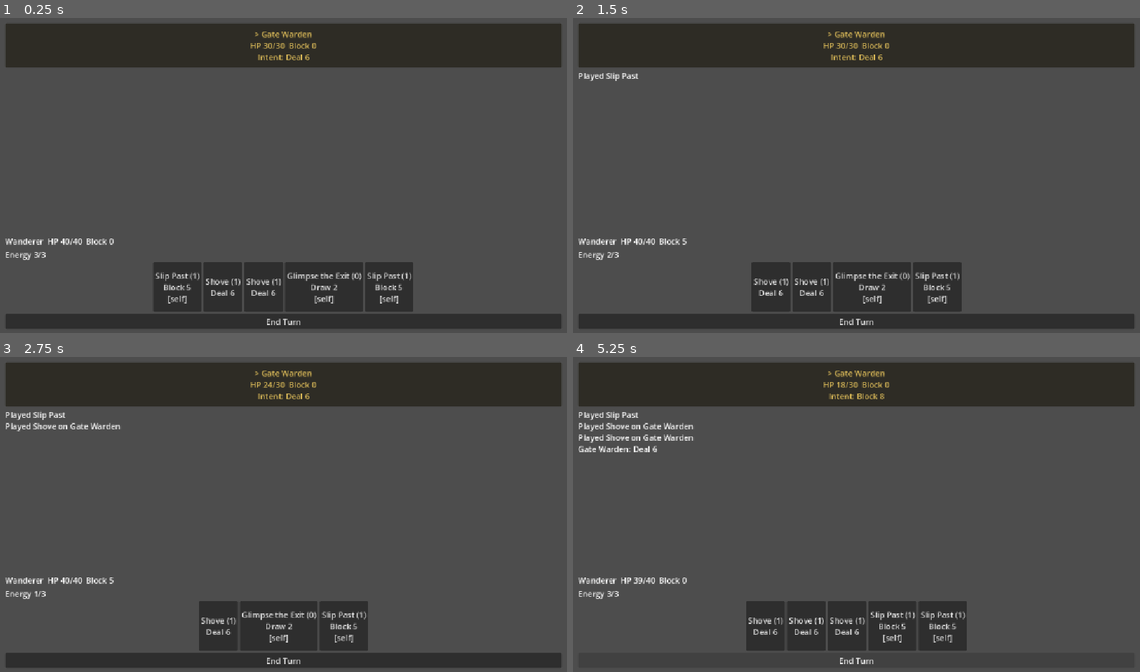
Above: before the commit, frames 1-4 (two rows, left to right).
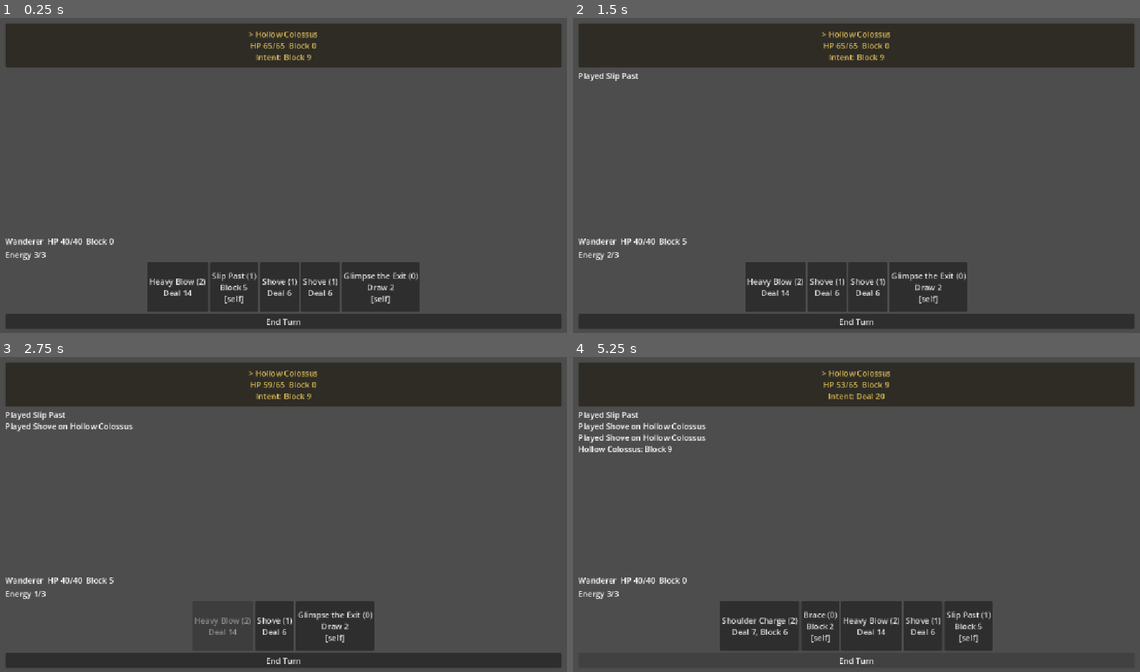
Above: after the commit, the same moments.

Repository: grump606/card-battle-prototype
Game: Godot game, scene res://battle.tscn
Two runs of this game, one before a commit and one after it. Both use one fixed random seed, a clock stepped at 60 frames per second and the inputs below.
Inputs:
- Up to frame 1 (0.25 s): no input
- Up to frame 2 (1.5 s): click "> Gate Warden HP 30/30 Block …" (after the commit: "> Hollow Colossus HP 65/65 Bl…") at 0.5 s; click "Slip Past (1) Block 5 [self]" at 1.25 s
- Up to frame 3 (2.75 s): click "Shove (1) Deal 6" at 2 s
- Up to frame 4 (5.25 s): click "> Gate Warden HP 24/30 Block …" (after the commit: "> Hollow Colossus HP 59/65 Bl…") at 2.75 s; click "Shove (1) Deal 6" at 3.5 s; click "> Gate Warden HP 18/30 Block …" (after the commit: "> Hollow Colossus HP 53/65 Bl…") at 4.25 s; click "End Turn" at 5 s

The runs differ from the first frame. In frame 1, 2.4% of the frame differs, in the area x 26-74%, y 4-94%; in frame 2, 1.8%; in frame 3, 1.6%; in frame 4, 3.6%, in the area x 1-74%, y 4-94%.

Commit message:
Wire extended content into game and sim; tune enemies
- game and balance sim now use extended_deck() and varied_encounter()
- varied_encounter composition rule: a lone enemy can be any type, a pair
  is one big + one small enemy (35%) or two small, a trio is all small,
  so danger rises with enemy count instead of spiking on big-enemy packs
- retune enemy HP and intents; sim win rates (3 seeds x 1000 fights):
  1 enemy ~97%, 2 enemies ~86%, 3 enemies ~69%. Untuned guesses, not
  playtested
- content test for wisp/colossus roles is now relative, not pinned to
  absolute HP; new test covers the composition rule

Co-Authored-By: Claude Sonnet 5.5 <noreply@anthropic.com>

Diff:
--- a/battle.gd
+++ b/battle.gd
@@ -27,7 +27,9 @@
 func _start_combat() -> void:
 	var player := Combatant.new("Wanderer", PLAYER_START_HP)
 	var enemy_count := randi_range(1, Combat.MAX_ENEMIES)
-	_combat = Combat.new(player, StarterContent.deck(), StarterContent.early_encounter(enemy_count), randi())
+	var encounter_rng := RandomNumberGenerator.new()
+	encounter_rng.randomize()
+	_combat = Combat.new(player, StarterContent.extended_deck(), StarterContent.varied_encounter(enemy_count, encounter_rng), randi())
 	_combat.state_changed.connect(_refresh)
 	_combat.combat_ended.connect(_on_combat_ended)
 	_combat.card_played.connect(_on_card_played)
--- a/combat/starter_content.gd
+++ b/combat/starter_content.gd
@@ -16,6 +16,13 @@
 const WISP_PATH := "res://data/enemies/skittering_wisp.tres"
 const COLOSSUS_PATH := "res://data/enemies/hollow_colossus.tres"
 const EXTENDED_DECK_SIZE := 14
+## Fixed order: warden, lost shade, wisp, colossus. Big enemies are the tough
+## single fights; small ones are what packs are made of.
+const ALL_ENEMY_PATHS: Array[String] = [WARDEN_PATH, LOST_SHADE_PATH, WISP_PATH, COLOSSUS_PATH]
+const BIG_ENEMY_PATHS: Array[String] = [WARDEN_PATH, COLOSSUS_PATH]
+const SMALL_ENEMY_PATHS: Array[String] = [LOST_SHADE_PATH, WISP_PATH]
+## Chance that a two-enemy encounter is one big plus one small enemy rather than two small ones.
+const BIG_PAIR_CHANCE := 0.35
 
 
 ## Card definitions are immutable data, so deck slots of the same card share one instance.
@@ -79,25 +86,45 @@
 ## Enemies that fail to load are left out (the cause is logged).
 static func enemy_pool() -> Array[EnemyData]:
 	var pool: Array[EnemyData] = []
-	for path in [WARDEN_PATH, LOST_SHADE_PATH, WISP_PATH, COLOSSUS_PATH]:
+	for path in ALL_ENEMY_PATHS:
 		var enemy := _load_enemy(path)
 		if enemy != null:
 			pool.append(enemy)
 	return pool
 
 
-## An encounter of `enemy_count` (clamped to 1..MAX_ENEMIES) enemies drawn
-## independently from enemy_pool() using `rng`, so a seeded rng reproduces it.
-## Empty if the pool could not be loaded.
+## An encounter of `enemy_count` (clamped to 1..MAX_ENEMIES) enemies, chosen
+## with `rng` so a seeded rng reproduces it. Composition keeps danger roughly
+## level as the count grows: a lone enemy can be any type, a pair is either one
+## big and one small enemy or two small ones, and a trio is all small enemies.
+## Enemies whose resource fails to load are left out (the cause is logged), so
+## the result can be smaller than requested or empty.
 static func varied_encounter(enemy_count: int, rng: RandomNumberGenerator) -> Array[EnemyData]:
 	var count := clampi(enemy_count, 1, Combat.MAX_ENEMIES)
-	var pool := enemy_pool()
+	var paths: Array[String] = []
+	match count:
+		1:
+			paths.append(_pick_path(ALL_ENEMY_PATHS, rng))
+		2:
+			if rng.randf() < BIG_PAIR_CHANCE:
+				paths.append(_pick_path(BIG_ENEMY_PATHS, rng))
+				paths.append(_pick_path(SMALL_ENEMY_PATHS, rng))
+			else:
+				paths.append(_pick_path(SMALL_ENEMY_PATHS, rng))
+				paths.append(_pick_path(SMALL_ENEMY_PATHS, rng))
+		_:
+			for i in count:
+				paths.append(_pick_path(SMALL_ENEMY_PATHS, rng))
 	var enemies: Array[EnemyData] = []
-	if pool.is_empty():
-		return enemies
-	for i in count:
-		enemies.append(pool[rng.randi_range(0, pool.size() - 1)].duplicate(true) as EnemyData)
+	for path in paths:
+		var enemy := _load_enemy(path)
+		if enemy != null:
+			enemies.append(enemy)
 	return enemies
+
+
+static func _pick_path(paths: Array[String], rng: RandomNumberGenerator) -> String:
+	return paths[rng.randi_range(0, paths.size() - 1)]
 
 
 ## Returns null (after logging an error) if the resource is missing or not a
--- a/data/enemies/gate_warden.tres
+++ b/data/enemies/gate_warden.tres
@@ -6,20 +6,20 @@
 [sub_resource type="Resource" id="Resource_i1"]
 script = ExtResource("2_effect")
 kind = 0
-amount = 6
+amount = 9
 
 [sub_resource type="Resource" id="Resource_i2"]
 script = ExtResource("2_effect")
 kind = 1
-amount = 8
+amount = 9
 
 [sub_resource type="Resource" id="Resource_i3"]
 script = ExtResource("2_effect")
 kind = 0
-amount = 11
+amount = 16
 
 [resource]
 script = ExtResource("1_enemy")
 display_name = "Gate Warden"
-max_hp = 30
+max_hp = 47
 intents = Array[ExtResource("2_effect")]([SubResource("Resource_i1"), SubResource("Resource_i2"), SubResource("Resource_i3")])
--- a/data/enemies/hollow_colossus.tres
+++ b/data/enemies/hollow_colossus.tres
@@ -6,15 +6,15 @@
 [sub_resource type="Resource" id="Resource_i1"]
 script = ExtResource("2_effect")
 kind = 1
-amount = 8
+amount = 9
 
 [sub_resource type="Resource" id="Resource_i2"]
 script = ExtResource("2_effect")
 kind = 0
-amount = 12
+amount = 20
 
 [resource]
 script = ExtResource("1_enemy")
 display_name = "Hollow Colossus"
-max_hp = 42
+max_hp = 65
 intents = Array[ExtResource("2_effect")]([SubResource("Resource_i1"), SubResource("Resource_i2")])
--- a/data/enemies/lost_shade.tres
+++ b/data/enemies/lost_shade.tres
@@ -6,15 +6,15 @@
 [sub_resource type="Resource" id="Resource_i1"]
 script = ExtResource("2_effect")
 kind = 0
-amount = 4
+amount = 8
 
 [sub_resource type="Resource" id="Resource_i2"]
 script = ExtResource("2_effect")
 kind = 0
-amount = 3
+amount = 7
 
 [resource]
 script = ExtResource("1_enemy")
 display_name = "Lost Shade"
-max_hp = 12
+max_hp = 24
 intents = Array[ExtResource("2_effect")]([SubResource("Resource_i1"), SubResource("Resource_i2")])
--- a/data/enemies/skittering_wisp.tres
+++ b/data/enemies/skittering_wisp.tres
@@ -6,20 +6,20 @@
 [sub_resource type="Resource" id="Resource_i1"]
 script = ExtResource("2_effect")
 kind = 0
-amount = 2
+amount = 4
 
 [sub_resource type="Resource" id="Resource_i2"]
 script = ExtResource("2_effect")
 kind = 0
-amount = 2
+amount = 4
 
 [sub_resource type="Resource" id="Resource_i3"]
 script = ExtResource("2_effect")
 kind = 0
-amount = 9
+amount = 16
 
 [resource]
 script = ExtResource("1_enemy")
 display_name = "Skittering Wisp"
-max_hp = 8
+max_hp = 15
 intents = Array[ExtResource("2_effect")]([SubResource("Resource_i1"), SubResource("Resource_i2"), SubResource("Resource_i3")])
--- a/tests/content_tests.gd
+++ b/tests/content_tests.gd
@@ -12,6 +12,7 @@
 	_test_extended_deck()
 	_test_existing_content_unchanged()
 	_test_varied_encounter()
+	_test_encounter_composition()
 	return _failures
 
 
@@ -49,8 +50,12 @@
 			_check(enemy.max_hp > 0 and not enemy.intents.is_empty(), "enemy has hp and intents: %s" % path)
 	var wisp := StarterContent._load_enemy(StarterContent.WISP_PATH)
 	var colossus := StarterContent._load_enemy(StarterContent.COLOSSUS_PATH)
-	if wisp != null and colossus != null:
-		_check(wisp.max_hp < 12 and colossus.max_hp > 30, "wisp fragile, colossus tanky")
+	var shade := StarterContent.lost_shade()
+	var warden := StarterContent.warden()
+	if wisp != null and colossus != null and shade != null and warden != null:
+		# Relative, so retuning numbers does not break the test; the roles must hold.
+		_check(wisp.max_hp < shade.max_hp, "wisp is the most fragile small enemy")
+		_check(colossus.max_hp > warden.max_hp, "colossus is tankier than the warden")
 		_check(wisp.intents.size() != colossus.intents.size(), "distinct intent cycle lengths")
 
 
@@ -105,3 +110,25 @@
 	for i in duplicate_check.size():
 		for j in range(i + 1, duplicate_check.size()):
 			_check(duplicate_check[i] != duplicate_check[j], "encounter slots own separate EnemyData")
+
+
+## Packs must stay survivable: trios are all small enemies, pairs have at most one big one.
+func _test_encounter_composition() -> void:
+	var big_names := [StarterContent.warden().display_name, (StarterContent._load_enemy(StarterContent.COLOSSUS_PATH)).display_name]
+	var saw_big_pair := false
+	var saw_small_pair := false
+	for seed_value in 100:
+		var rng := RandomNumberGenerator.new()
+		rng.seed = seed_value
+		var trio := StarterContent.varied_encounter(3, rng)
+		for enemy in trio:
+			_check(not big_names.has(enemy.display_name), "trio has no big enemy (seed %d)" % seed_value)
+		var pair := StarterContent.varied_encounter(2, rng)
+		var big_count := 0
+		for enemy in pair:
+			if big_names.has(enemy.display_name):
+				big_count += 1
+		_check(big_count <= 1, "pair has at most one big enemy (seed %d)" % seed_value)
+		saw_big_pair = saw_big_pair or big_count == 1
+		saw_small_pair = saw_small_pair or big_count == 0
+	_check(saw_big_pair and saw_small_pair, "both pair compositions occur across seeds")
--- a/tools/balance_sim.gd
+++ b/tools/balance_sim.gd
@@ -18,9 +18,9 @@
 		return
 	var fights: int = opts["fights"]
 	var base_seed: int = opts["seed"]
-	var deck := StarterContent.deck()
+	var deck := StarterContent.extended_deck()
 	if deck.is_empty():
-		printerr("balance_sim: starter deck failed to load")
+		printerr("balance_sim: extended deck failed to load")
 		quit(1)
 		return
 
@@ -32,13 +32,16 @@
 		var total_turns := 0
 		var win_hp := 0
 		for i in fights:
-			var enemy_datas := StarterContent.early_encounter(count)
+			var fight_seed := base_seed * 1000003 + count * 100003 + i
+			var rng := RandomNumberGenerator.new()
+			rng.seed = fight_seed
+			var enemy_datas := StarterContent.varied_encounter(count, rng)
 			if enemy_datas.size() != count:
 				printerr("balance_sim: encounter of %d enemies failed to load" % count)
 				quit(1)
 				return
 			var player := Combatant.new("Sim", PLAYER_START_HP)
-			var combat := Combat.new(player, deck, enemy_datas, base_seed * 1000003 + count * 100003 + i)
+			var combat := Combat.new(player, deck, enemy_datas, fight_seed)
 			var result := _run_fight(combat)
 			total_turns += combat.turn
 			if result == 1:
Not shown, changed: README.md
